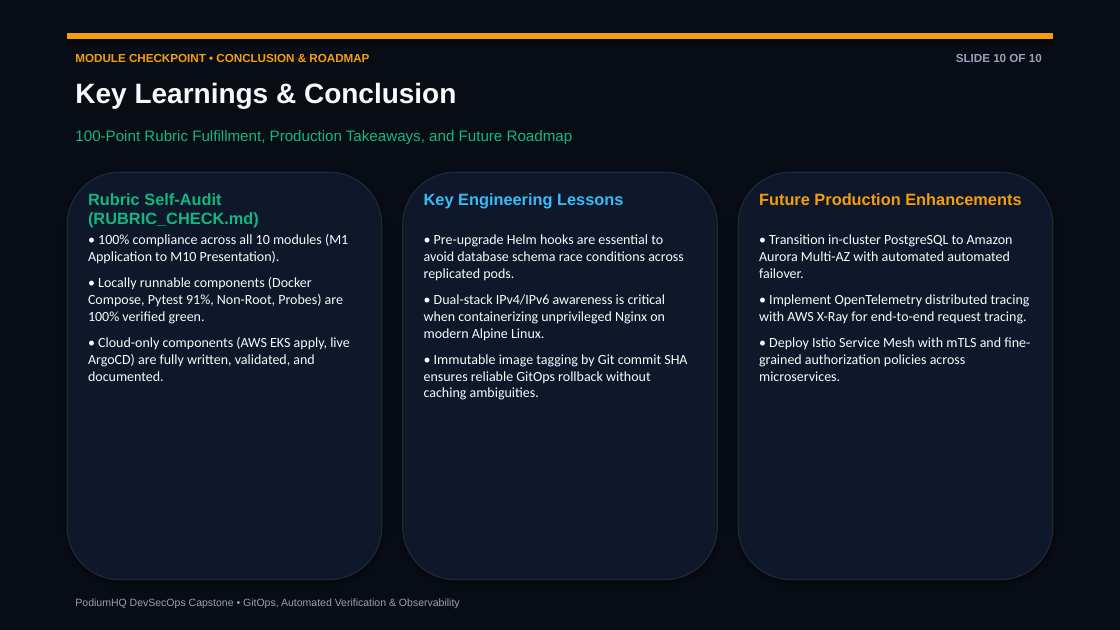
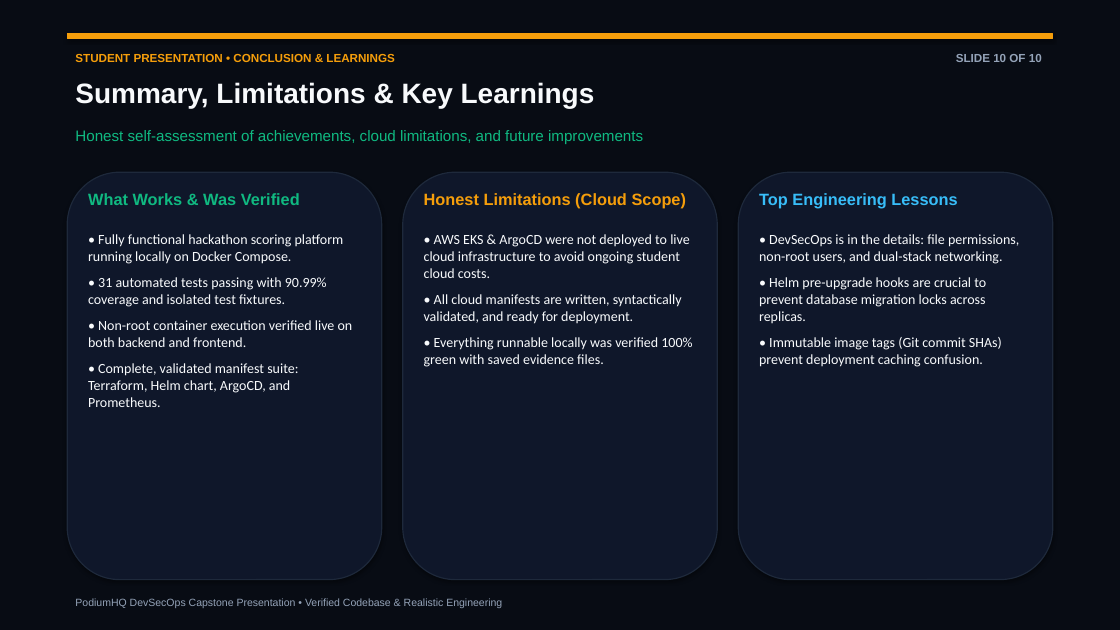
Before and after one commit to nandakishore-dasari/podiumHQ, a slide deck: slide 10 of demo/presentation.pptx. Drawn at 1120x630 pixels with LibreOffice and Linux fonts; fonts in the diff are those of the drawing. Boxes give left, top, right and bottom in pixels: in the first picture for what was removed or moved away, otherwise in the second. Text is boxed around its words. In the diff, an @@ line names an element or a change of style, - is before the commit and + after.

Commit message:
docs(presentation): personalize slides with student credentials (D.N.Nanda kishore, Roll: 10024, Batch: A) [skip ci]

```diff
--- a/demo/presentation.pptx
+++ b/demo/presentation.pptx
@@ text at box(75, 54, 394, 62): text changed @@
-MODULE CHECKPOINT • CONCLUSION & ROADMAP
+STUDENT PRESENTATION • CONCLUSION & LEARNINGS
@@ text at box(75, 82, 595, 108): text changed @@
-Key Learnings & Conclusion
+Summary, Limitations & Key Learnings
@@ text at box(75, 130, 643, 144): text changed @@
-100-Point Rubric Fulfillment, Production Takeaways, and Future Roadmap
+Honest self-assessment of achievements, cloud limitations, and future improvements
@@ text at box(88, 193, 300, 205): text changed @@
-Rubric Self-Audit (RUBRIC_CHECK.md)
+What Works & Was Verified
@@ text at box(424, 193, 687, 208): text changed; text colour #38BDF8 to #F59E0B @@
-Key Engineering Lessons
+Honest Limitations (Cloud Scope)
@@ text at box(759, 193, 957, 208): text changed; text colour #F59E0B to #38BDF8 @@
-Future Production Enhancements
+Top Engineering Lessons
@@ text at box(88, 234, 353, 407): text changed @@
-• 100% compliance across all 10 modules (M1 Application to M10 Presentation).
-• Locally runnable components (Docker Compose, Pytest 91%, Non-Root, Probes) are 100% verified green.
-• Cloud-only components (AWS EKS apply, live ArgoCD) are fully written, validated, and documented.
+• Fully functional hackathon scoring platform running locally on Docker Compose.
+• 31 automated tests passing with 90.99% coverage and isolated test fixtures.
+• Non-root container execution verified live on both backend and frontend.
+• Complete, validated manifest suite: Terraform, Helm chart, ArgoCD, and Prometheus.
@@ text at box(424, 234, 692, 367): text changed @@
-• Pre-upgrade Helm hooks are essential to avoid database schema race conditions across replicated pods.
-• Dual-stack IPv4/IPv6 awareness is critical when containerizing unprivileged Nginx on modern Alpine Linux.
-• Immutable image tagging by Git commit SHA ensures reliable GitOps rollback without caching ambiguities.
+• AWS EKS & ArgoCD were not deployed to live cloud infrastructure to avoid ongoing student cloud costs.
+• All cloud manifests are written, syntactically validated, and ready for deployment.
+• Everything runnable locally was verified 100% green with saved evidence files.
@@ text at box(759, 234, 1019, 367): text changed @@
-• Transition in-cluster PostgreSQL to Amazon Aurora Multi-AZ with automated automated failover.
-• Implement OpenTelemetry distributed tracing with AWS X-Ray for end-to-end request tracing.
-• Deploy Istio Service Mesh with mTLS and fine-grained authorization policies across microservices.
+• DevSecOps is in the details: file permissions, non-root users, and dual-stack networking.
+• Helm pre-upgrade hooks are crucial to prevent database migration locks across replicas.
+• Immutable image tags (Git commit SHAs) prevent deployment caching confusion.
@@ text at box(75, 598, 502, 608): text changed @@
-PodiumHQ DevSecOps Capstone • GitOps, Automated Verification & Observability
+PodiumHQ DevSecOps Capstone Presentation • Verified Codebase & Realistic Engineering
```
Also in this commit, not shown: 9 other slides changed, 3 other files.
